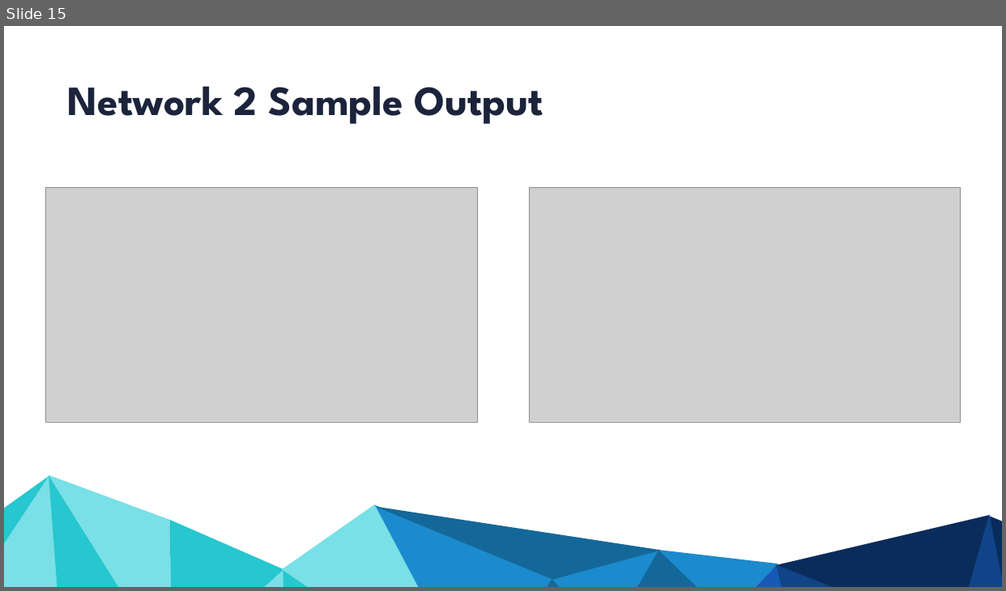
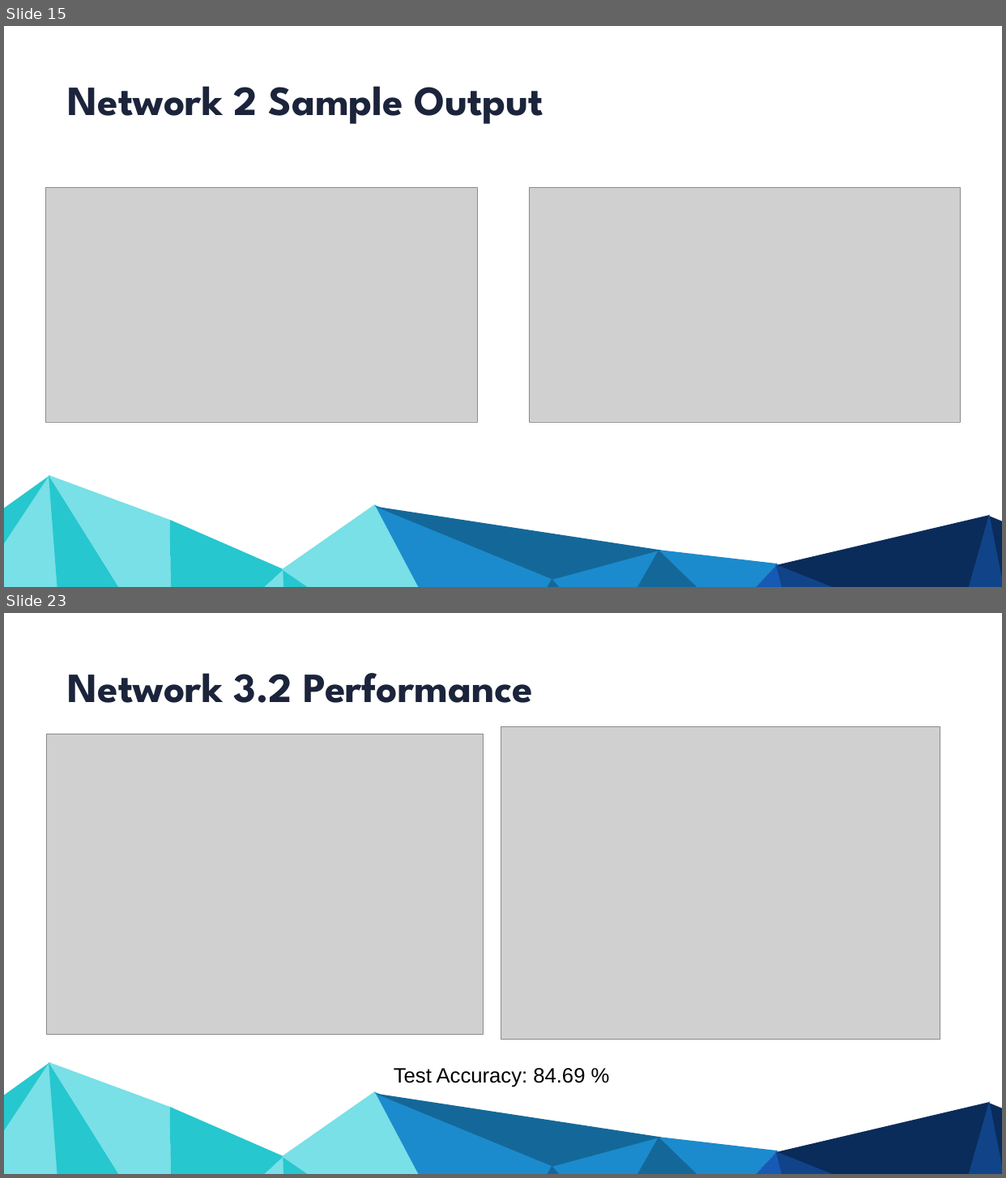
Before and after one commit to NasirKhalid24/Vancouver-Crime-Prediction, a slide deck: Final Presentation.pptx. Shown one above the other, each under a label of ours: slide 15 before the commit, slides 15 and 23 after it; the slides between them are not shown. The pictures are 1006x591 and 1006x1178 pixels, drawn with LibreOffice and Linux fonts; fonts in the diff are those of the drawing; grey boxes stand for pictures. Boxes give left, top, right and bottom in pixels: in the first picture for what was removed or moved away, otherwise in the second. Text is boxed around its words. In the diff, an @@ line names an element or a change of style, - is before the commit and + after.

```diff
--- a/Final Presentation.pptx
+++ b/Final Presentation.pptx
@@ slide 23 added at (4, 613, 1002, 1174), background #FFFFFF; not listed: 19 template elements that a slide beside it also shows @@
@@ text added at (68, 673, 533, 703), 80 pt, text #1B243B, bold @@
+Network 3.2 Performance
@@ picture added at (46, 734, 483, 1035) @@
@@ picture added at (501, 726, 940, 1040) @@
@@ text added at (394, 1068, 585, 1088), 40 pt, text #000000 @@
+Test Accuracy: 84.69 %
```
Also in this commit, not shown: 1 slide changed, 13 other slides added.
